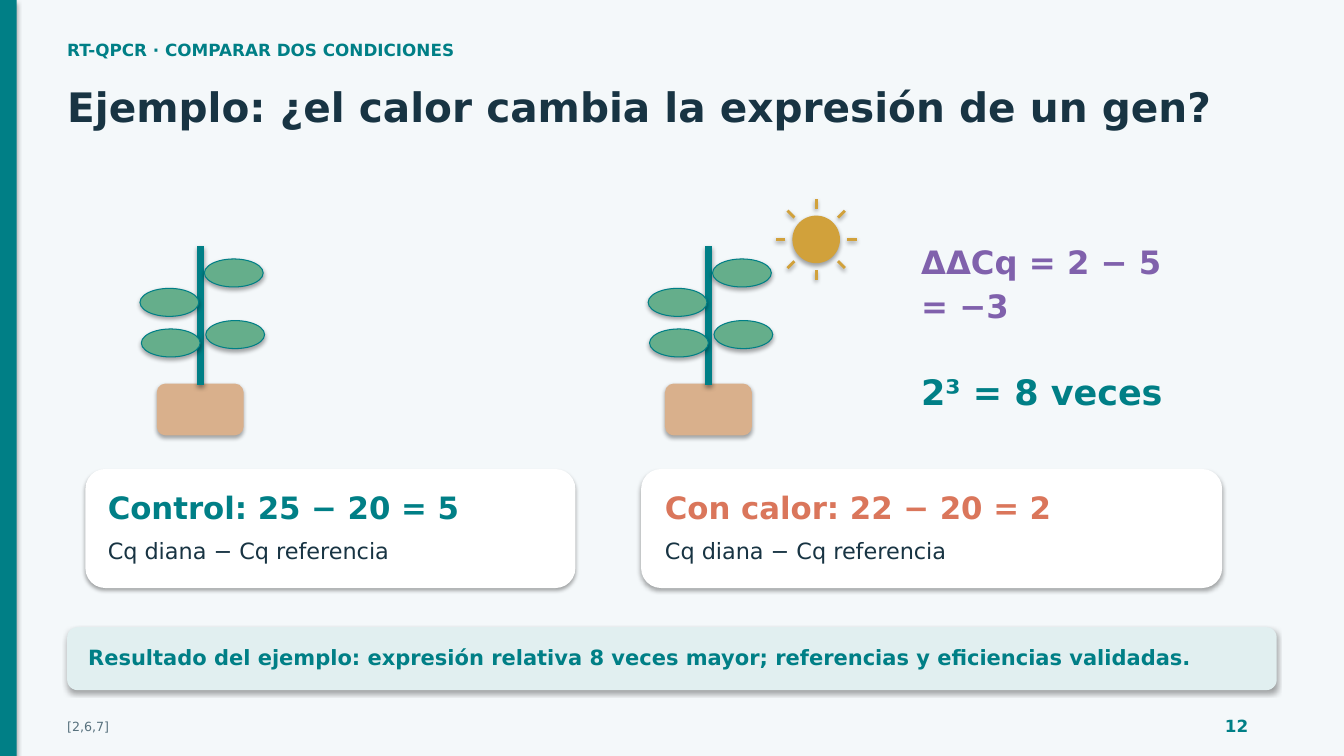
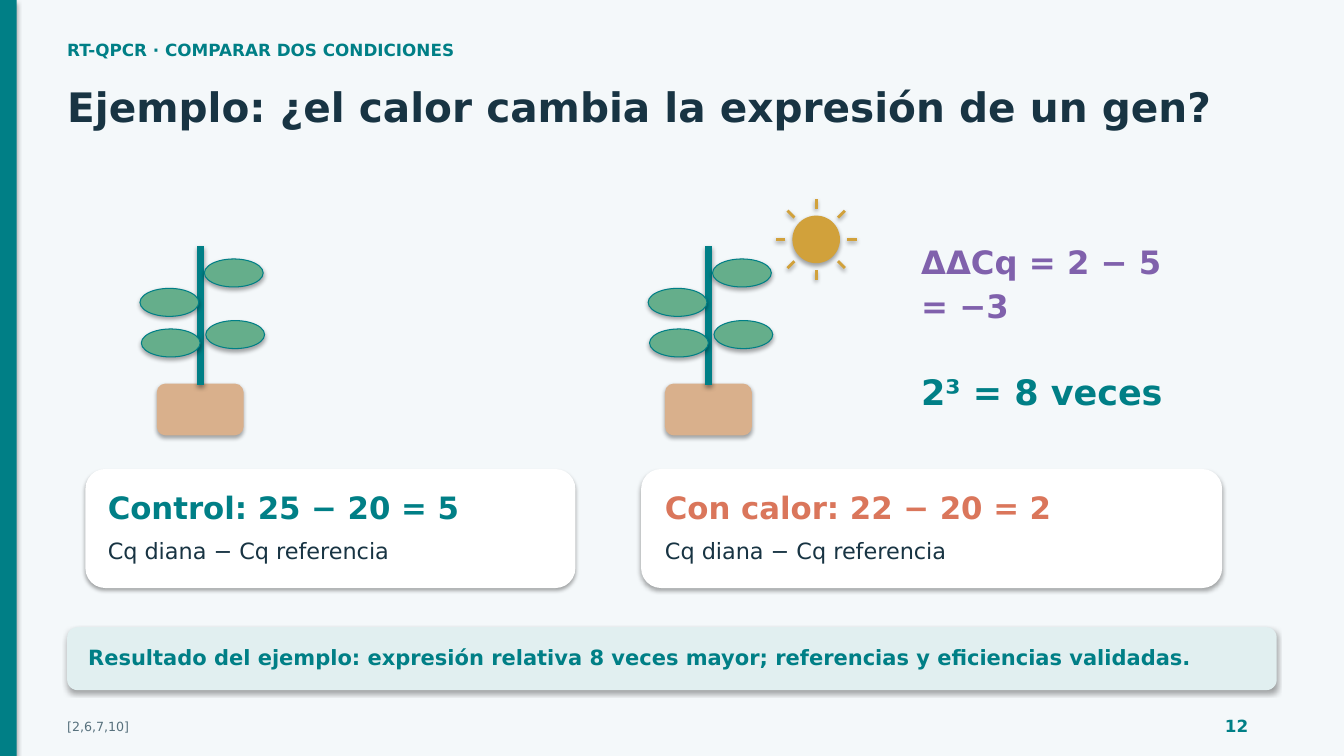
Before and after one commit to espinemilia02-design/Clases2026, a slide deck: slide 12 of pcr_comparada_40min/PCR_40min_con_anexos.pptx. Drawn at 1344x756 pixels with LibreOffice and Linux fonts; fonts in the diff are those of the drawing. Boxes give left, top, right and bottom in pixels: in the first picture for what was removed or moved away, otherwise in the second. Text is boxed around its words. In the diff, an @@ line names an element or a change of style, - is before the commit and + after.

```diff
--- a/pcr_comparada_40min/PCR_40min_con_anexos.pptx
+++ b/pcr_comparada_40min/PCR_40min_con_anexos.pptx
@@ text at [67, 721, 129, 733]: text changed @@
-[2,6,7]
+[2,6,7,10]
```
Also in this commit, not shown: 9 other slides changed, 10 slides added, 9 slides removed, 4 other files.
